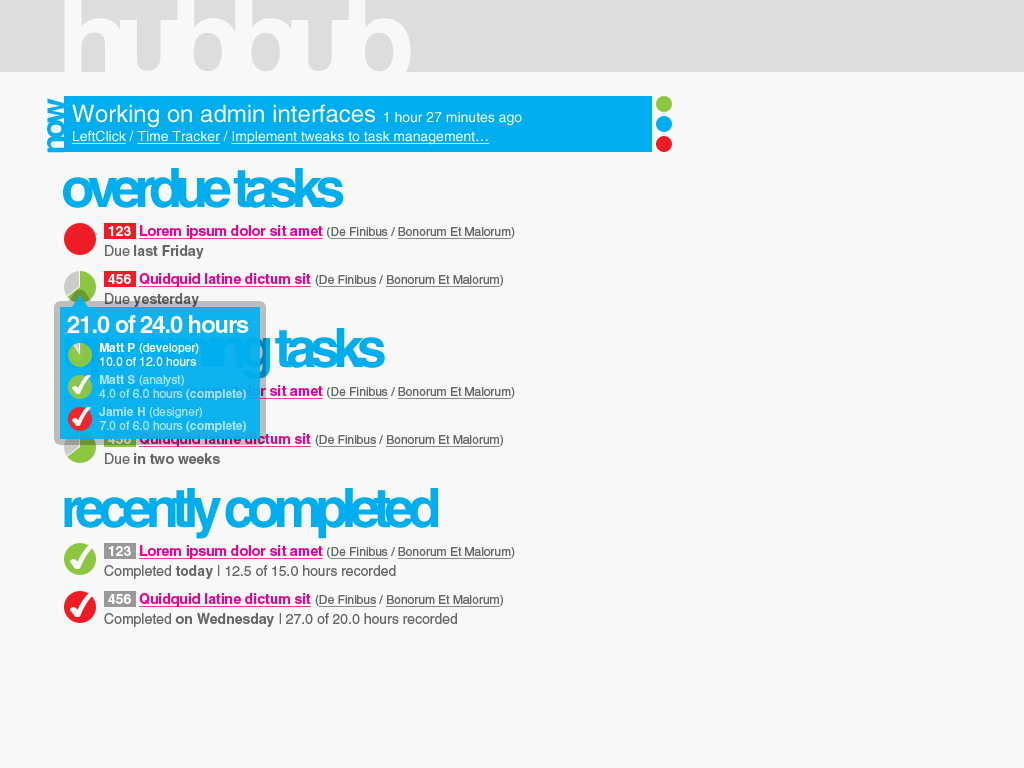
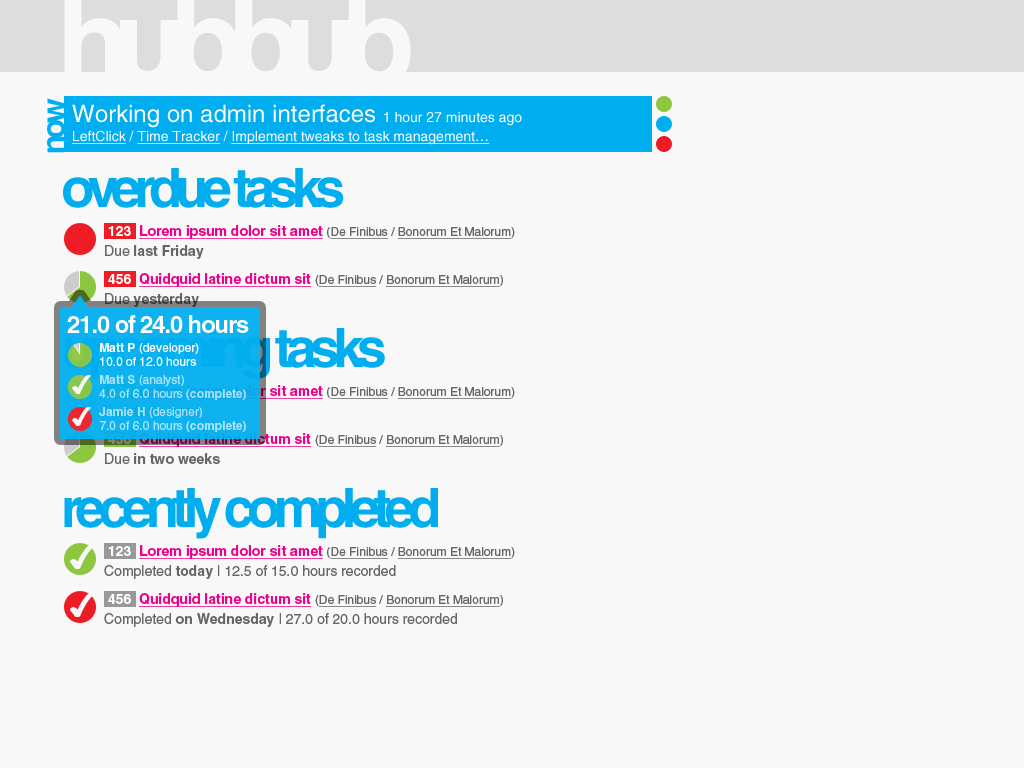
Layers edited between the first and the second 1024x768 image:
pixels changed over (x1=54, y1=289, x2=266, y2=445) (layer not identified)
